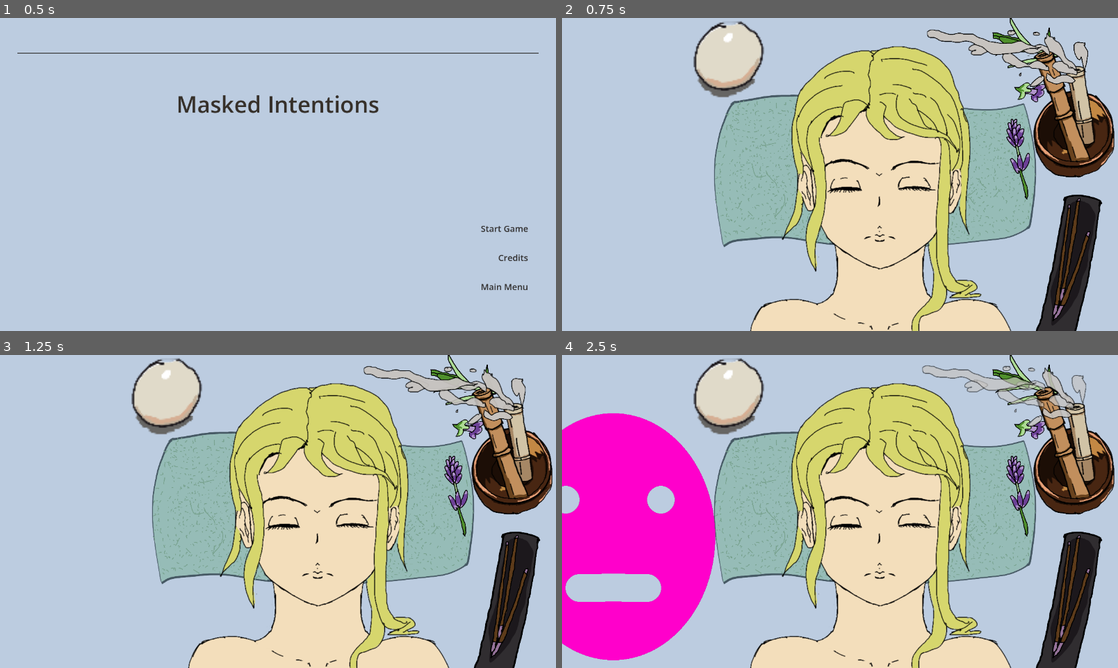
Above: before the commit, frames 1-4 (two rows, left to right).
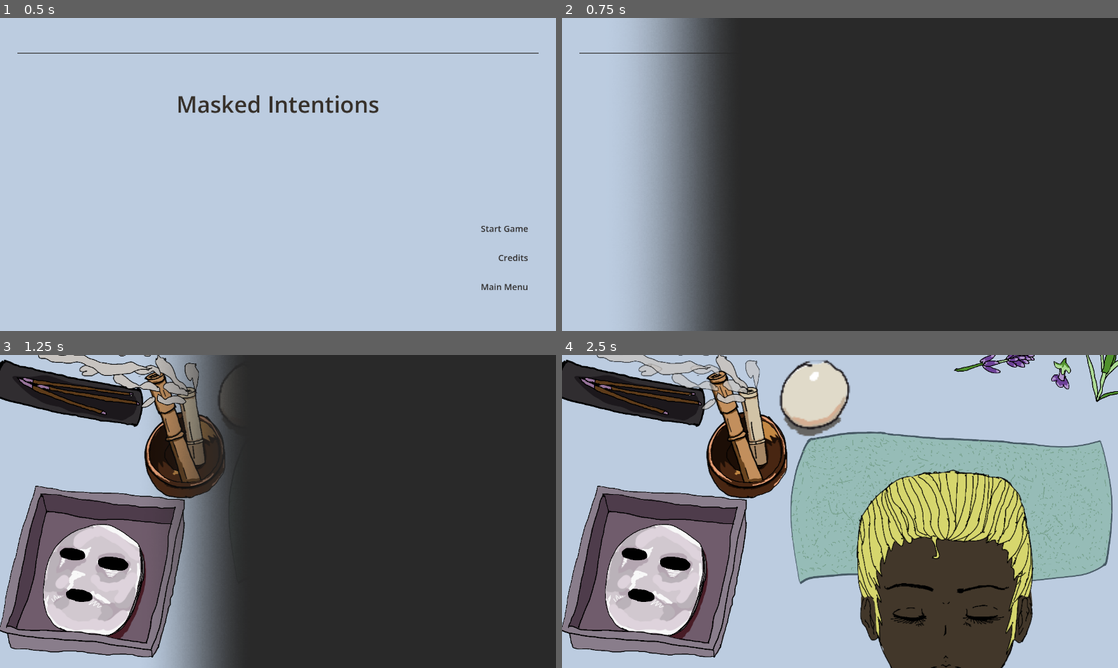
Above: after the commit, the same moments.

Repository: ericdsw/GameJam2026
Game: Godot game, scene res://Game.tscn
The game is run twice, just before and just after one commit, with the same random seed, the same clock (stepped at 60 frames per second) and the same inputs.
Inputs (mouse positions are in pixels of both pictures, inside the frame that each line leads up to):
- Up to frame 1 (0.5 s): no input
- Up to frame 2 (0.75 s): tap Enter at 0.5 s; drag from (1001, 227) to (895, 105) at 0.52 s
- Up to frame 3 (1.25 s): no input
- Up to frame 4 (2.5 s): drag from (728, 527) to (812, 574) at 1.27 s; click (567, 530) at 2.02 s

Frame 1 is identical in both runs. In frame 2, 83% of the frame differs, in the area x 3-100%, y 0-100%; in frame 3, 86%, in the area x 0-100%, y 0-100%; in frame 4, 78%.

Commit message:
FaceScreen now advances rounds

Diff:
--- a/Game.gd
+++ b/Game.gd
@@ -3,16 +3,34 @@
 
 
 @export var main_screen_scene: PackedScene
+@export var transition_cover_scene: PackedScene
 
 
 var _current_screen: BaseScreen
+var _cur_cover: TransitionCover
 
 
 func _ready() -> void:
-	_go_to_screen(main_screen_scene)
+	_go_to_screen(main_screen_scene, false)
 
 
-func _go_to_screen(screen_resource: PackedScene) -> void:
+func _go_to_screen(screen_resource: PackedScene, with_transition := true) -> void:
+	if !with_transition:
+		_delete_previous_screen()
+		var _new_screen := screen_resource.instantiate() as BaseScreen
+		_new_screen.navigate_to_screen.connect(_on_navigate_to_screen)
+		add_child(_new_screen)
+		_current_screen = _new_screen
+	else:
+		var _cover := transition_cover_scene.instantiate() as TransitionCover
+		_cover.peaked.connect(_on_cover_peaked.bind(screen_resource))
+		_cover.transition_finished.connect(_on_transition_finished)
+
+		get_tree().get_root().add_child(_cover)
+		_cur_cover = _cover
+
+
+func _perform_swap(screen_resource: PackedScene) -> void:
 	_delete_previous_screen()
 	var _new_screen := screen_resource.instantiate() as BaseScreen
 	_new_screen.navigate_to_screen.connect(_on_navigate_to_screen)
@@ -29,3 +47,13 @@
 
 func _on_navigate_to_screen(screen_resource: PackedScene) -> void:
 	_go_to_screen(screen_resource)
+
+
+func _on_cover_peaked(new_screen_scene: PackedScene) -> void:
+	_perform_swap(new_screen_scene)
+
+
+func _on_transition_finished() -> void:
+	_current_screen.screen_is_ready = true
+	_current_screen.navigation_finished()
+	_cur_cover.queue_free()
--- a/Game.tscn
+++ b/Game.tscn
@@ -2,11 +2,9 @@
 
 [ext_resource type="Script" uid="uid://cyb1l0j454j5h" path="res://Game.gd" id="1_wbfu4"]
 [ext_resource type="PackedScene" uid="uid://byswwnp8lyn1k" path="res://Screens/MainScreen/MainScreen.tscn" id="2_sb48q"]
-[ext_resource type="PackedScene" uid="uid://mrx75ou03kmh" path="res://Screens/FaceScreen/FaceScreen.tscn" id="3_t88pq"]
-[ext_resource type="PackedScene" uid="uid://bp02qsokypiyh" path="res://Screens/GameOver/GameOver.tscn" id="4_r0x5m"]
+[ext_resource type="PackedScene" uid="uid://mi8l2fus25w0" path="res://UserInterface/TransitionCover/TransitionCover.tscn" id="3_u44n3"]
 
 [node name="Game" type="Node" unique_id=1179616670]
 script = ExtResource("1_wbfu4")
 main_screen_scene = ExtResource("2_sb48q")
-face_screen_scene = ExtResource("3_t88pq")
-game_over_screen_scene = ExtResource("4_r0x5m")
+transition_cover_scene = ExtResource("3_u44n3")
--- a/Objects/Face/Face.gd
+++ b/Objects/Face/Face.gd
@@ -6,6 +6,7 @@
 @export var base_sprite: Sprite2D
 @export var eyes_sprite: Sprite2D
 @export var hairs_sprite: Sprite2D
+@export var mask_sprite: Sprite2D
 
 
 @export_range(1, 3) var base_variant := 1:
@@ -28,6 +29,10 @@
 	set(new_val):
 		hair_color = new_val
 		_sync_face.call_deferred()
+@export var mask_visible := false:
+	set(new_val):
+		mask_visible = new_val
+		_sync_face.call_deferred()
 @export var skin_colors : Array[Color]
 @export var hair_colors : Array[Color]
 
@@ -35,6 +40,9 @@
 
 
 func _sync_face() -> void:
+
+	mask_sprite.visible = mask_visible
+
 	base_sprite.frame = base_variant - 1
 	eyes_sprite.frame = eyes_variant - 1
 	hairs_sprite.frame = hair_variant - 1
--- a/Objects/Face/Face.tscn
+++ b/Objects/Face/Face.tscn
@@ -1,41 +1,41 @@
 [gd_scene format=3 uid="uid://c3n2nt44q0jua"]
 
 [ext_resource type="Script" uid="uid://c5o3mvrla3vyj" path="res://Objects/Face/Face.gd" id="1_br0od"]
-[ext_resource type="Texture2D" uid="uid://cyxvu5dglo8kg" path="res://Resources/Images/Face/placeholder_face.png" id="1_gnrgg"]
 [ext_resource type="Texture2D" uid="uid://cxd2w4omdshgb" path="res://Resources/Images/Face/Base/face_base.png" id="2_22hb8"]
 [ext_resource type="Texture2D" uid="uid://dl3d4q76jk2g2" path="res://Resources/Images/Face/Base/eyes.png" id="3_edr8q"]
+[ext_resource type="Texture2D" uid="uid://ds4m6ed0n4g6x" path="res://Resources/Images/Face/mask.png" id="4_br0od"]
 [ext_resource type="Texture2D" uid="uid://bms7bpt5m0jm5" path="res://Resources/Images/Face/Base/hairs.png" id="4_oreo6"]
 
-[node name="Face" type="Node2D" unique_id=880044491 node_paths=PackedStringArray("base_sprite", "eyes_sprite", "hairs_sprite")]
+[node name="Face" type="Node2D" unique_id=880044491 node_paths=PackedStringArray("base_sprite", "eyes_sprite", "hairs_sprite", "mask_sprite")]
 script = ExtResource("1_br0od")
 base_sprite = NodePath("Base")
 eyes_sprite = NodePath("Eyes")
 hairs_sprite = NodePath("Hairs")
-hair_variant = 2
-hair_color = 2
+mask_sprite = NodePath("MaskOn")
+eyes_variant = 3
+skin_color = 3
+hair_color = 5
 skin_colors = Array[Color]([Color(1, 0.9137255, 0.76862746, 1), Color(0.6392157, 0.58431375, 0.5137255, 1), Color(0.27058825, 0.22745098, 0.17254902, 1), Color(1, 0.972549, 0.9411765, 1), Color(0.52156866, 0.4392157, 0.3372549, 1)])
 hair_colors = Array[Color]([Color(0.8784314, 0.8784314, 0.44705883, 1), Color(0.07058824, 0.07058824, 0.07058824, 1), Color(0.7607843, 0.39607844, 0.21176471, 1), Color(0.7294118, 0.7294118, 0.7294118, 1), Color(0.16078432, 0.12941177, 0.09411765, 1), Color(0.17254902, 0.39215687, 0.52156866, 1)])
 
-[node name="Guide" type="Sprite2D" parent="." unique_id=2147298855]
-visible = false
-texture = ExtResource("1_gnrgg")
-
 [node name="Base" type="Sprite2D" parent="." unique_id=1301879379]
-modulate = Color(1, 0.9137255, 0.76862746, 1)
+modulate = Color(0.27058825, 0.22745098, 0.17254902, 1)
 texture = ExtResource("2_22hb8")
-centered = false
 hframes = 3
 
 [node name="Eyes" type="Sprite2D" parent="." unique_id=231694462]
-position = Vector2(186, 143)
+position = Vector2(18, -62)
 texture = ExtResource("3_edr8q")
-centered = false
 hframes = 3
+frame = 2
+
+[node name="MaskOn" type="Sprite2D" parent="." unique_id=1107964228]
+visible = false
+position = Vector2(29, -37)
+texture = ExtResource("4_br0od")
 
 [node name="Hairs" type="Sprite2D" parent="." unique_id=1155135631]
-modulate = Color(0.07058824, 0.07058824, 0.07058824, 1)
-position = Vector2(95, -84)
+modulate = Color(0.16078432, 0.12941177, 0.09411765, 1)
+position = Vector2(6, -29)
 texture = ExtResource("4_oreo6")
-centered = false
 hframes = 3
-frame = 1
--- a/Objects/Mask/Mask.gd
+++ b/Objects/Mask/Mask.gd
@@ -3,10 +3,10 @@
 
 
 @export var shadow_texture_rect: TextureRect
-@export var mask_texture_button: TextureButton
+@export var mask_texture: TextureRect
 
 
-var draggable := false
+var draggable := true
 
 
 var _dragging := false
@@ -25,38 +25,52 @@
 	_mask_initial_position = shadow_texture_rect.position
 
 
-func _process(_delta: float) -> void:
+func _physics_process(_delta: float) -> void:
+	_process_drag()
+
+
+func _process_drag() -> void:
+	if !draggable:
+		return
 	if _dragging:
 		var _movement_vector := get_global_mouse_position() - _initial_drag_position
 		global_position = _initial_drag_self_pos + _movement_vector
 
 
-func _on_sprite_2d_button_down() -> void:
+func _start_drag_mode() -> void:
 	if draggable:
 		_dragging = true
+		modulate.a = 1.0
 		_initial_drag_position = get_global_mouse_position()
 		_initial_drag_self_pos = global_position
 		if _size_tween != null:
 			_size_tween.kill()
 		_size_tween = create_tween()
-		_size_tween.tween_property(shadow_texture_rect, "scale", Vector2.ONE * 1.1, 0.1)
+		_size_tween.parallel().tween_property(self, "scale", Vector2.ONE, 0.07).from(Vector2.ONE * 0.8)
+		_size_tween.parallel().tween_property(shadow_texture_rect, "scale", Vector2.ONE * 1.04, 0.07)
 		_size_tween.parallel()\
-				.tween_property(mask_texture_button, "scale", Vector2.ONE * 1.05, 0.1)
-		_size_tween.parallel()\
-				.tween_property(mask_texture_button, "position", _mask_initial_position + Vector2.ONE * 10, 0.1)
+				.tween_property(mask_texture, "scale", Vector2.ONE * 1.02, 0.07)
 
 
-func _on_sprite_2d_button_up() -> void:
+func _stop_drag_mode() -> void:
 	if draggable:
 		_dragging = false
 		_initial_drag_position = Vector2.ZERO
 		_initial_drag_self_pos = Vector2.ZERO
-		if _size_tween != null:
-			_size_tween.kill()
-		_size_tween = create_tween()
-		_size_tween.tween_property(shadow_texture_rect, "scale", Vector2.ONE, 0.1)
-		_size_tween.parallel()\
-				.tween_property(mask_texture_button, "scale", Vector2.ONE, 0.1)
-		_size_tween.tween_callback(func(): dropped.emit())
-		_size_tween.parallel()\
-				.tween_property(mask_texture_button, "position", _mask_initial_position, 0.1)
+		dropped.emit()
+
+
+func _on_mask_sprite_gui_input(event: InputEvent) -> void:
+	if (
+		event is InputEventMouseButton and
+		(event as InputEventMouseButton).button_index == MOUSE_BUTTON_LEFT and
+		event.is_pressed()
+	):
+		_start_drag_mode()
+
+	if (
+		event is InputEventMouseButton and
+		(event as InputEventMouseButton).button_index == MOUSE_BUTTON_LEFT and
+		!event.is_pressed()
+	):
+		_stop_drag_mode()
--- a/Objects/Mask/Mask.tscn
+++ b/Objects/Mask/Mask.tscn
@@ -2,30 +2,27 @@
 
 [ext_resource type="Script" uid="uid://bigpkf5k3pkjf" path="res://Objects/Mask/Mask.gd" id="1_uxyop"]
 [ext_resource type="Texture2D" uid="uid://ds4m6ed0n4g6x" path="res://Resources/Images/Face/mask.png" id="2_3kh16"]
-[ext_resource type="BitMap" uid="uid://lf7vi41k8kgl" path="res://mask_click_mask.png" id="3_3kh16"]
 
-[node name="Mask" type="Node2D" unique_id=775272652 node_paths=PackedStringArray("shadow_texture_rect", "mask_texture_button")]
+[node name="Mask" type="Node2D" unique_id=775272652 node_paths=PackedStringArray("shadow_texture_rect", "mask_texture")]
 script = ExtResource("1_uxyop")
-shadow_texture_rect = NodePath("MaskSpriteShadow")
-mask_texture_button = NodePath("MaskSprite")
+shadow_texture_rect = NodePath("MaskShadowTexture")
+mask_texture = NodePath("MaskTexture")
 
-[node name="MaskSpriteShadow" type="TextureRect" parent="." unique_id=1415725889]
+[node name="MaskShadowTexture" type="TextureRect" parent="." unique_id=1415725889]
 modulate = Color(0, 0, 0, 0.6117647)
-offset_right = 489.0
-offset_bottom = 588.0
+offset_left = -203.0
+offset_top = -192.0
+offset_right = 203.0
+offset_bottom = 193.0
 pivot_offset = Vector2(244, 294)
 texture = ExtResource("2_3kh16")
 
-[node name="MaskSprite" type="TextureButton" parent="." unique_id=1015226943]
-offset_right = 489.0
-offset_bottom = 588.0
+[node name="MaskTexture" type="TextureRect" parent="." unique_id=1593593279]
+offset_left = -203.0
+offset_top = -192.0
+offset_right = 203.0
+offset_bottom = 193.0
 pivot_offset = Vector2(244, 294)
-texture_normal = ExtResource("2_3kh16")
-texture_pressed = ExtResource("2_3kh16")
-texture_hover = ExtResource("2_3kh16")
-texture_disabled = ExtResource("2_3kh16")
-texture_focused = ExtResource("2_3kh16")
-texture_click_mask = ExtResource("3_3kh16")
+texture = ExtResource("2_3kh16")
 
-[connection signal="button_down" from="MaskSprite" to="." method="_on_sprite_2d_button_down"]
-[connection signal="button_up" from="MaskSprite" to="." method="_on_sprite_2d_button_up"]
+[connection signal="gui_input" from="MaskTexture" to="." method="_on_mask_sprite_gui_input"]
--- a/Screens/BaseScreen.gd
+++ b/Screens/BaseScreen.gd
@@ -2,5 +2,13 @@
 extends Control
 
 
+var screen_is_ready := false
+
+
 @warning_ignore("unused_signal")
 signal navigate_to_screen(screen_resource)
+
+
+## Can be overwritten by the screens to know when they are ready to be used.
+func navigation_finished() -> void:
+	pass
--- a/Screens/FaceScreen/FaceScreen.gd
+++ b/Screens/FaceScreen/FaceScreen.gd
@@ -4,44 +4,123 @@
 
 enum States {
 	Idle,
+	FaceEntering,
 	DraggingMask,
+	EvaluatingMaskDrag,
 	WaitingBeforeJank,
 	Janking
 }
 
 
 @export var mask_scene: PackedScene
-@export var out_of_bounds_mask_start_position: Marker2D
 @export var mask_start_position: Marker2D
+
+@export var face: Face
+@export var face_in_position: Marker2D
+@export var face_out_position: Marker2D
+@export var mask_on_face_pos: Marker2D
 
 
 var _current_state := States.Idle
 var _current_mask: Mask
-var _mask_enter_tween: Tween = null
+var _face_slide_tween: Tween = null
+var _current_health := 10
+
+
+# ================================ Lifecycle ================================ #
 
 
 func _ready() -> void:
+	face.global_position = face_out_position.global_position
+	face.mask_visible = false
+	face.reset_physics_interpolation()
+	navigation_finished()
+
+
+# ================================= Public ================================== #
+
+
+func navigation_finished() -> void:
 	await create_tween().tween_interval(1.0).finished
-	_start_dragging_mask_state()
+	_start_round()
+
+
+# ================================= Private ================================= #
 
 
 func _start_round() -> void:
-	pass
+	_current_state = States.FaceEntering
+	_slide_face_in()
 
 
 func _start_dragging_mask_state() -> void:
 
+	_current_state = States.DraggingMask
+
 	var _mask : Mask = mask_scene.instantiate()
-	_mask.global_position = out_of_bounds_mask_start_position.global_position
-	_mask.rotation = deg_to_rad(20.0)
+	_mask.global_position = mask_start_position.global_position
+	_mask.modulate.a = 0.0
+	_mask.dropped.connect(_on_mask_dropped)
 
 	add_child(_mask)
 	_current_mask = _mask
+	_mask.draggable = true
 
-	if _mask_enter_tween != null:
-		_mask_enter_tween.kill()
-	_mask_enter_tween = create_tween()\
-			.set_trans(Tween.TRANS_CUBIC).set_ease(Tween.EASE_OUT)
-	_mask_enter_tween.tween_property(_mask, "global_position", mask_start_position.global_position, 1.0)
-	_mask_enter_tween.parallel().tween_property(_mask, "rotation", 0.0, 1.0)
-	_mask_enter_tween.tween_callback(func(): _mask.draggable = true)
+
+func _slide_face_in() -> void:
+	face.scale = Vector2.ONE * 1.04
+	if _face_slide_tween != null:
+		_face_slide_tween.kill()
+	_face_slide_tween = create_tween().set_trans(Tween.TRANS_SINE).set_ease(Tween.EASE_OUT)
+	_face_slide_tween.tween_property(face, "global_position", face_in_position.global_position, 0.7)
+	_face_slide_tween.parallel()\
+			.tween_property(face, "scale", Vector2.ONE, 0.3)\
+			.set_trans(Tween.TRANS_SINE)\
+			.set_ease(Tween.EASE_IN_OUT)\
+			.set_delay(0.5)
+	_face_slide_tween.tween_callback(_on_face_slide_tween_completed)
+
+
+func _mask_dropped_successfully() -> void:
+	face.mask_visible = true
+	await create_tween().tween_interval(0.7).finished
+	if _face_slide_tween != null:
+		_face_slide_tween.kill()
+	_face_slide_tween = create_tween().set_trans(Tween.TRANS_SINE).set_ease(Tween.EASE_IN)
+	_face_slide_tween.tween_property(face, "global_position", face_out_position.global_position, 0.7)
+	_face_slide_tween.tween_callback(func(): face.mask_visible = false)
+	_face_slide_tween.tween_interval(0.7)
+	_face_slide_tween.tween_callback(_on_face_slide_out_tween_completed)
+
+
+func _mask_failed() -> void:
+	face.mask_visible = false
+	_start_dragging_mask_state()
+
+
+# ================================ Callbacks ================================ #
+
+
+func _on_face_slide_tween_completed() -> void:
+	_start_dragging_mask_state()
+
+
+func _on_mask_dropped() -> void:
+
+	_current_state = States.EvaluatingMaskDrag
+
+	_current_mask.draggable = false
+	_current_mask.queue_free()
+
+	var _mask_pos := _current_mask.global_position
+	var _face_pos := mask_on_face_pos.global_position
+	var _distance := _mask_pos.distance_to(_face_pos)
+
+	if _distance <= 20.0:
+		_mask_dropped_successfully()
+	else:
+		_mask_failed()
+
+
+func _on_face_slide_out_tween_completed() -> void:
+	_slide_face_in()
--- a/Screens/FaceScreen/FaceScreen.tscn
+++ b/Screens/FaceScreen/FaceScreen.tscn
@@ -8,8 +8,9 @@
 [ext_resource type="PackedScene" uid="uid://cclwx8ahyma8x" path="res://Objects/Props/Plant/Plant.tscn" id="6_psvc1"]
 [ext_resource type="PackedScene" uid="uid://cjt8pfkw7wppo" path="res://Objects/Props/WoodThing/WoodThing.tscn" id="7_eji6o"]
 [ext_resource type="PackedScene" uid="uid://del4lonx4vh2m" path="res://Objects/Props/CrystalBall/CrystalBall.tscn" id="8_dum88"]
+[ext_resource type="Texture2D" uid="uid://c87isx6ets1hd" path="res://Resources/Images/Elements/mask_basin.png" id="9_eji6o"]
 
-[node name="FaceScreen" type="Control" unique_id=32535975 node_paths=PackedStringArray("out_of_bounds_mask_start_position", "mask_start_position")]
+[node name="FaceScreen" type="Control" unique_id=32535975 node_paths=PackedStringArray("mask_start_position", "face", "face_in_position", "face_out_position", "mask_on_face_pos")]
 layout_mode = 3
 anchors_preset = 15
 anchor_right = 1.0
@@ -18,8 +19,11 @@
 grow_vertical = 2
 script = ExtResource("1_35dty")
 mask_scene = ExtResource("3_ubqpy")
-out_of_bounds_mask_start_position = NodePath("OutOfBoundsMaskStartPosition")
 mask_start_position = NodePath("MaskStartPosition")
+face = NodePath("Face")
+face_in_position = NodePath("FaceInPosition")
+face_out_position = NodePath("FaceOutPosition")
+mask_on_face_pos = NodePath("MaskOnFacePos")
 metadata/_edit_lock_ = true
 
 [node name="Background" type="ColorRect" parent="." unique_id=1316918570]
@@ -30,30 +34,43 @@
 grow_horizontal = 2
 grow_vertical = 2
 color = Color(0.7372549, 0.8, 0.8784314, 1)
+metadata/_edit_lock_ = true
 
 [node name="Towel" type="Sprite2D" parent="." unique_id=1807603197]
-position = Vector2(722.5, 365.5)
+position = Vector2(898.5, 365.5)
 texture = ExtResource("2_8fhud")
 
+[node name="FaceInPosition" type="Marker2D" parent="." unique_id=1230538096]
+position = Vector2(859.5, 435.5)
+
+[node name="FaceOutPosition" type="Marker2D" parent="." unique_id=1632641289]
+position = Vector2(859.5, 1107.5)
+
+[node name="MaskOnFacePos" type="Marker2D" parent="." unique_id=1376672728]
+position = Vector2(883, 388)
+
+[node name="MaskStartPosition" type="Marker2D" parent="." unique_id=533221031]
+position = Vector2(215, 513)
+
 [node name="Face" parent="." unique_id=880044491 instance=ExtResource("1_rnw1p")]
-position = Vector2(363.5, 147.5)
+position = Vector2(859.5, 435.5)
 hair_color = 1
 
-[node name="OutOfBoundsMaskStartPosition" type="Marker2D" parent="." unique_id=1071863705]
-position = Vector2(-528, -28)
-
-[node name="MaskStartPosition" type="Marker2D" parent="." unique_id=533221031]
-position = Vector2(-126, 124)
+[node name="WoodThing" parent="." unique_id=1663942116 instance=ExtResource("7_eji6o")]
+position = Vector2(341, 3)
+rotation = 1.5707964
 
 [node name="Plant" parent="." unique_id=1200559839 instance=ExtResource("6_psvc1")]
-position = Vector2(990, -5)
+position = Vector2(1325, -45)
+rotation = 1.5707964
 
 [node name="Incense" parent="." unique_id=768750567 instance=ExtResource("5_bohhc")]
-position = Vector2(1177, 203)
-
-[node name="WoodThing" parent="." unique_id=1663942116 instance=ExtResource("7_eji6o")]
-position = Vector2(1081, 395)
+position = Vector2(424, 166)
 
 [node name="CrystalBall" parent="." unique_id=1263871362 instance=ExtResource("8_dum88")]
-position = Vector2(297, -1)
+position = Vector2(495, 3)
 scale = Vector2(3, 3)
+
+[node name="Sprite2D" type="Sprite2D" parent="." unique_id=1906852054]
+position = Vector2(208, 496)
+texture = ExtResource("9_eji6o")
--- /dev/null
+++ b/UserInterface/TransitionCover/TransitionCover.gd
@@ -0,0 +1,30 @@
+class_name TransitionCover
+extends Control
+
+
+@export var cover : ColorRect
+
+
+signal peaked()
+signal transition_finished()
+
+
+var _transition_tween : Tween = null
+
+
+func _ready() -> void:
+	_transition_tween = create_tween()
+	_transition_tween\
+			.tween_method(_apply_shader_cutoff, 0.0, 1.0, 0.3)\
+			.set_trans(Tween.TRANS_SINE)\
+			.set_ease(Tween.EASE_OUT)
+	_transition_tween.tween_interval(0.2)
+	_transition_tween.tween_callback(func(): peaked.emit())
+	_transition_tween.tween_method(_apply_shader_cutoff, 1.0, 0.0, 0.3)\
+			.set_trans(Tween.TRANS_SINE)\
+			.set_ease(Tween.EASE_IN)
+	_transition_tween.tween_callback(func(): transition_finished.emit())
+
+
+func _apply_shader_cutoff(new_val: float) -> void:
+	cover.material.set_shader_parameter("cutoff", new_val)
--- /dev/null
+++ b/UserInterface/TransitionCover/TransitionCover.gdshader
@@ -0,0 +1,14 @@
+shader_type canvas_item;
+render_mode unshaded;
+
+uniform float cutoff : hint_range(0.0, 1.0);
+uniform float smooth_size : hint_range(0.0, 1.0);
+uniform sampler2D mask : source_color;
+
+void fragment() {
+	float value = textureLod(mask, UV, 0.0).r;
+	float lower_range = cutoff + smooth_size;
+	float upper_range = cutoff;
+	float alpha = smoothstep(lower_range, upper_range, value * (1.0 - smooth_size) + smooth_size);
+	COLOR = vec4(COLOR.rgb, alpha);
+}
--- /dev/null
+++ b/UserInterface/TransitionCover/TransitionCover.tscn
@@ -0,0 +1,31 @@
+[gd_scene format=3 uid="uid://mi8l2fus25w0"]
+
+[ext_resource type="Script" uid="uid://bq3gl05n2ql2x" path="res://UserInterface/TransitionCover/TransitionCover.gd" id="1_lmk6l"]
+[ext_resource type="Shader" uid="uid://c166cxlalqp82" path="res://UserInterface/TransitionCover/TransitionCover.gdshader" id="1_mojcw"]
+[ext_resource type="Texture2D" uid="uid://brt7nn70argwu" path="res://Resources/Images/UI/Transition/sideways_transition.png" id="2_83xdi"]
+
+[sub_resource type="ShaderMaterial" id="ShaderMaterial_83xdi"]
+shader = ExtResource("1_mojcw")
+shader_parameter/cutoff = 0.54000002565
+shader_parameter/smooth_size = 0.2000000095
+shader_parameter/mask = ExtResource("2_83xdi")
+
+[node name="TransitionCover" type="Control" unique_id=536562858 node_paths=PackedStringArray("cover")]
+layout_mode = 3
+anchors_preset = 15
+anchor_right = 1.0
+anchor_bottom = 1.0
+grow_horizontal = 2
+grow_vertical = 2
+script = ExtResource("1_lmk6l")
+cover = NodePath("Cover")
+
+[node name="Cover" type="ColorRect" parent="." unique_id=1665612611]
+material = SubResource("ShaderMaterial_83xdi")
+layout_mode = 1
+anchors_preset = 15
+anchor_right = 1.0
+anchor_bottom = 1.0
+grow_horizontal = 2
+grow_vertical = 2
+color = Color(0.16, 0.16, 0.16, 1)
--- a/project.godot
+++ b/project.godot
@@ -20,6 +20,15 @@
 window/size/viewport_width=1280
 window/size/viewport_height=720
 window/dpi/allow_hidpi=false
+window/vsync/vsync_mode=0
+
+[input]
+
+mask_drag={
+"deadzone": 0.2,
+"events": [Object(InputEventMouseButton,"resource_local_to_scene":false,"resource_name":"","device":-1,"window_id":0,"alt_pressed":false,"shift_pressed":false,"ctrl_pressed":false,"meta_pressed":false,"button_mask":0,"position":Vector2(460, 28),"global_position":Vector2(479, 120),"factor":1.0,"button_index":1,"canceled":false,"pressed":true,"double_click":false,"script":null)
+]
+}
 
 [physics]
 
Binary file added: Resources/Images/Elements/mask_basin.png
Not shown, added: Resources/Images/Elements/mask_basin.png.import
Binary file changed: Resources/Images/Face/mask.png
Binary file added: Resources/Images/UI/Transition/circular_transition.png
Not shown, added: Resources/Images/UI/Transition/circular_transition.png.import
Binary file added: Resources/Images/UI/Transition/closing_transition.png
Not shown, added: Resources/Images/UI/Transition/closing_transition.png.import
Binary file added: Resources/Images/UI/Transition/diamond_transition.png
Not shown, added: Resources/Images/UI/Transition/diamond_transition.png.import
Binary file added: Resources/Images/UI/Transition/sideways_transition.png
Not shown, added: Resources/Images/UI/Transition/sideways_transition.png.import
Binary file added: Resources/Images/UI/Transition/swirl_2_transition.png
(and 5 more such lines)
